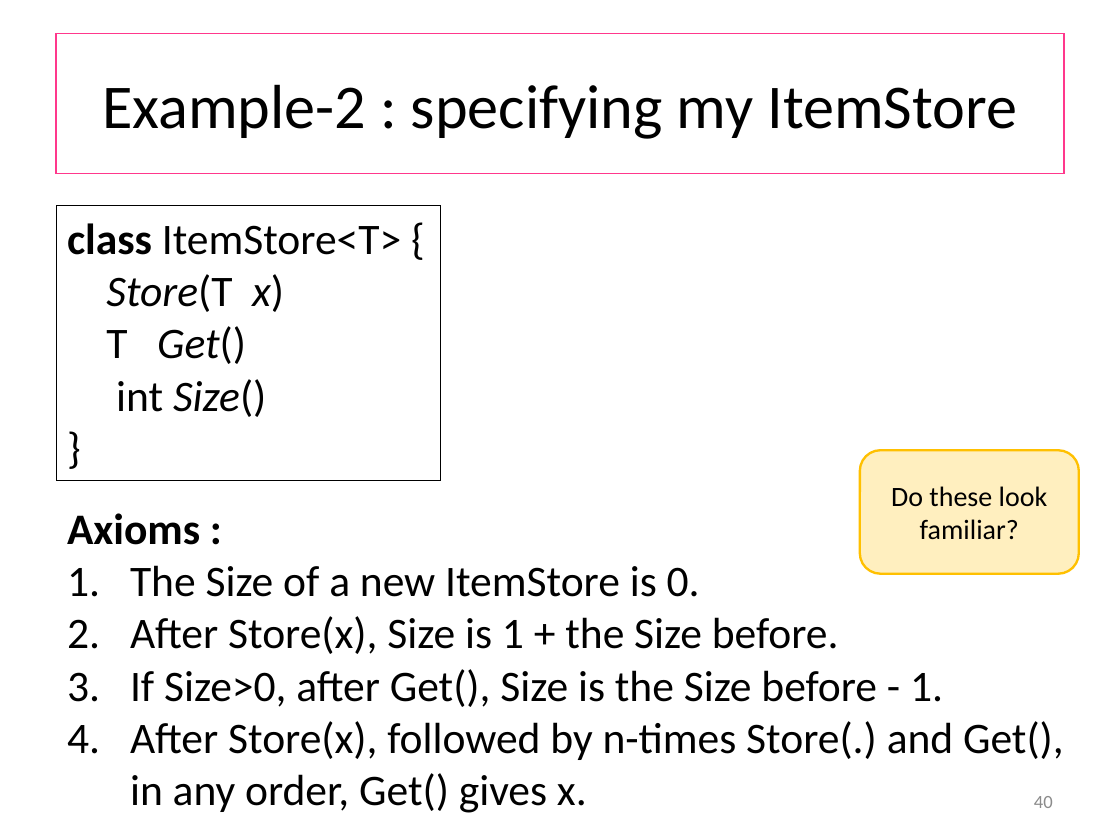
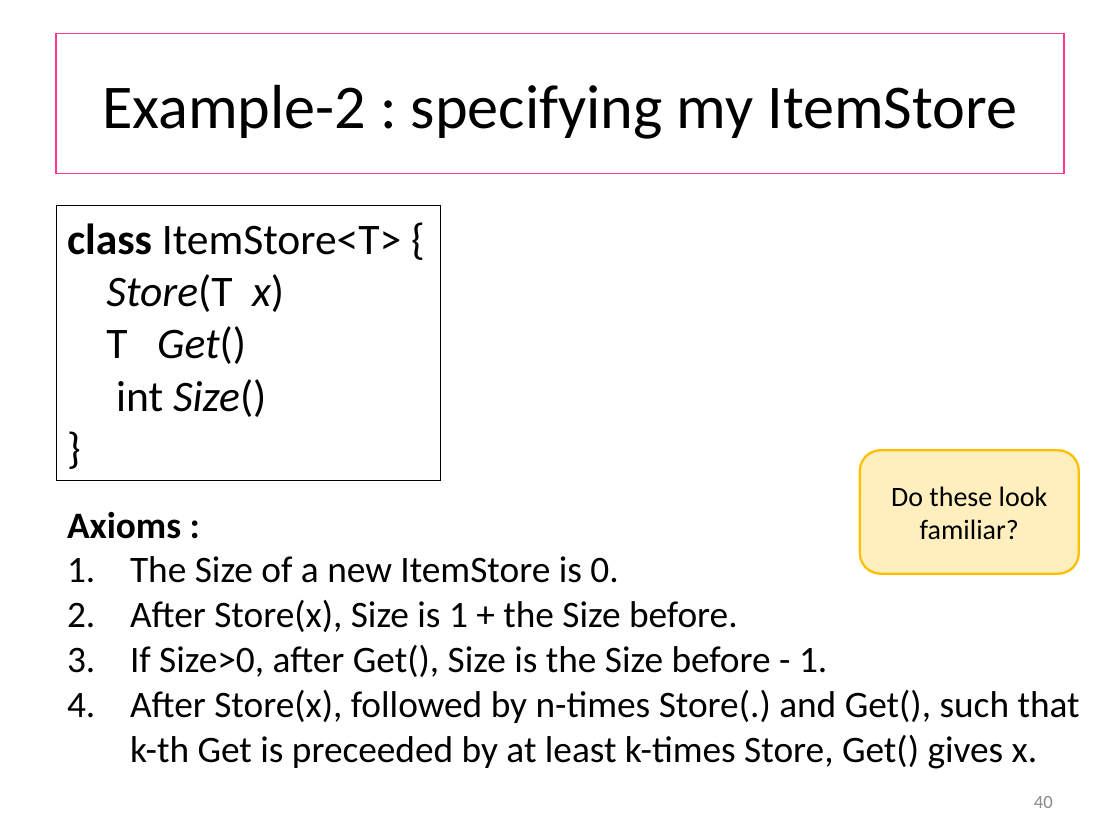
Before and after one commit to wooshrow/b3stv, a slide deck: slide 40 of slides/ut.pptx. Drawn at 1120x840 pixels with LibreOffice and Linux fonts; fonts in the diff are those of the drawing. Boxes give left, top, right and bottom in pixels: in the first picture for what was removed or moved away, otherwise in the second. Text is boxed around its words. In the diff, an @@ line names an element or a change of style, - is before the commit and + after.

```diff
--- a/slides/ut.pptx
+++ b/slides/ut.pptx
@@ text at <box>67,512,827,677</box>: size 28 to 24 pt in "Axioms :", "The Size of a new ItemStore is ...", "After Store(x), Size is 1 + the ...", "If Size>0, after Get(), Size is the ..." @@
@@ text at <box>130,690,1080,769</box>: text changed; size 28 to 24 pt @@
-4. After Store(x), followed by n-times Store(.) and Get(), in any order, Get() gives x.
+4. After Store(x), followed by n-times Store(.) and Get(), such that k-th Get is preceeded by at least k-times Store, Get() gives x.
```
Also in this commit, not shown: 1 other slide changed, 12 other files.
